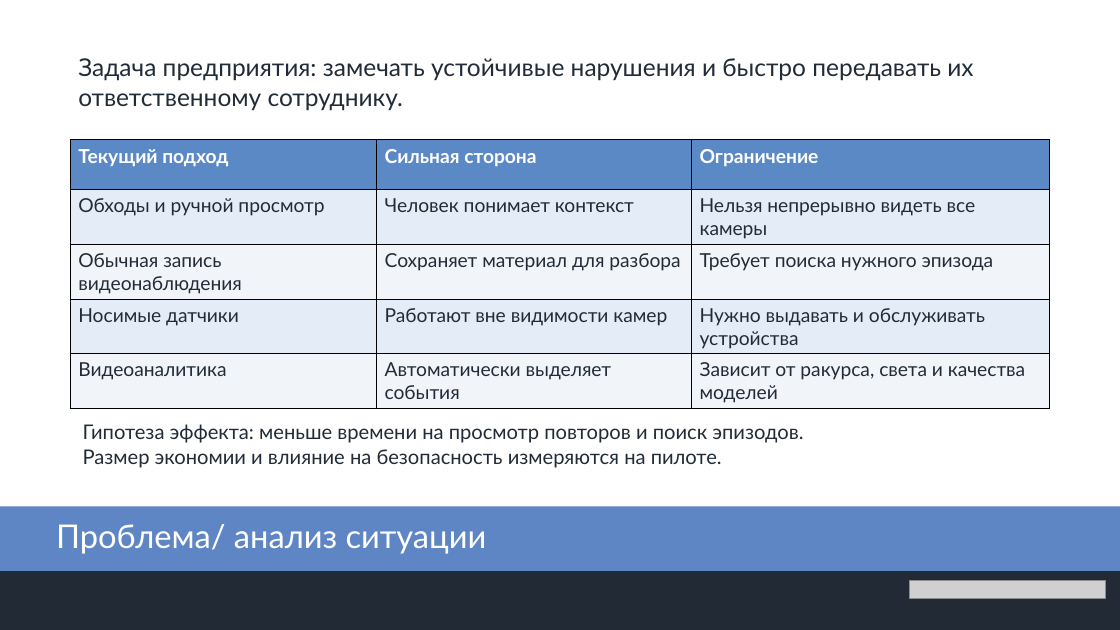
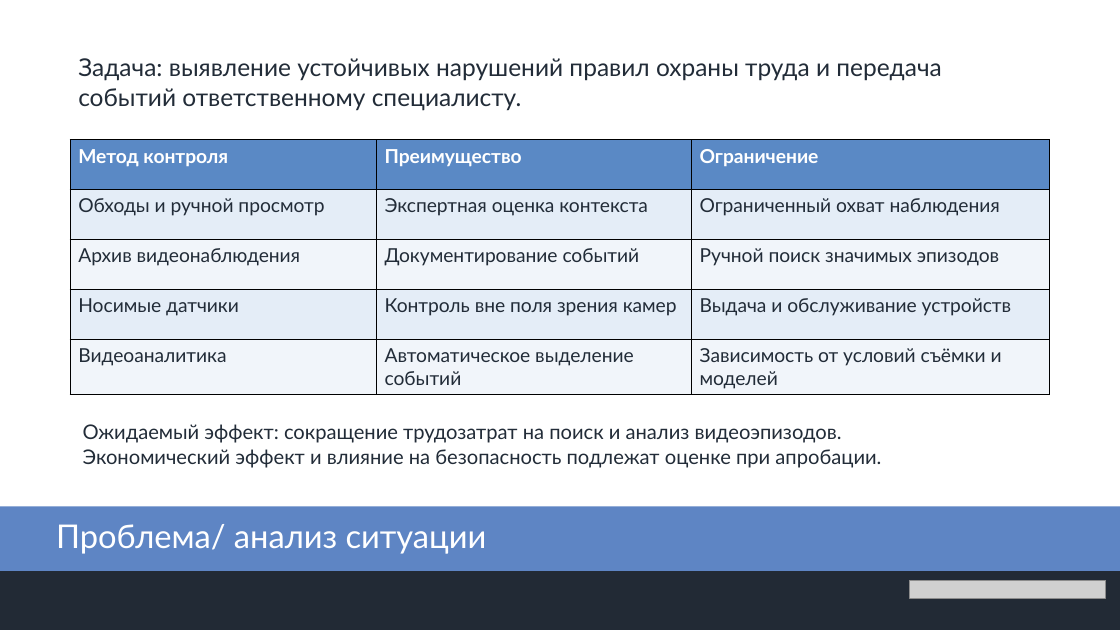
Before and after one commit to youngboy04/hse-ai-video, a slide deck: slide 3 of submission/HSE_AI_Video.pptx. Drawn at 1120x630 pixels with LibreOffice and Linux fonts; fonts in the diff are those of the drawing; grey boxes stand for pictures. Boxes give left, top, right and bottom in pixels: in the first picture for what was removed or moved away, otherwise in the second. Text is boxed around its words. In the diff, an @@ line names an element or a change of style, - is before the commit and + after.

```diff
--- a/submission/HSE_AI_Video.pptx
+++ b/submission/HSE_AI_Video.pptx
@@ text at (78, 58, 941, 111): text changed @@
-Задача предприятия: замечать устойчивые нарушения и быстро передавать их ответственному сотруднику.
+Задача: выявление устойчивых нарушений правил охраны труда и передача событий ответственному специалисту.
@@ table at (70, 140, 1050, 393) @@
-row 1, column 1: Текущий подход
+row 1, column 1: Метод контроля
-row 1, column 2: Сильная сторона
+row 1, column 2: Преимущество
-row 2, column 2: Человек понимает контекст
+row 2, column 2: Экспертная оценка контекста
-row 2, column 3: Нельзя непрерывно видеть все камеры
+row 2, column 3: Ограниченный охват наблюдения
-row 3: Обычная запись видеонаблюдения | Сохраняет материал для разбора | Требует поиска нужного эпизода
+row 3: Архив видеонаблюдения | Документирование событий | Ручной поиск значимых эпизодов
-row 4, column 2: Работают вне видимости камер
+row 4, column 2: Контроль вне поля зрения камер
-row 4, column 3: Нужно выдавать и обслуживать устройства
+row 4, column 3: Выдача и обслуживание устройств
-row 5, column 2: Автоматически выделяет события
+row 5, column 2: Автоматическое выделение событий
-row 5, column 3: Зависит от ракурса, света и качества моделей
+row 5, column 3: Зависимость от условий съёмки и моделей
@@ text at (83, 424, 881, 468): text changed @@
-Гипотеза эффекта: меньше времени на просмотр повторов и поиск эпизодов.
-Размер экономии и влияние на безопасность измеряются на пилоте.
+Ожидаемый эффект: сокращение трудозатрат на поиск и анализ видеоэпизодов.
+Экономический эффект и влияние на безопасность подлежат оценке при апробации.
```
Also in this commit, not shown: 13 other slides changed, 4 other files.
